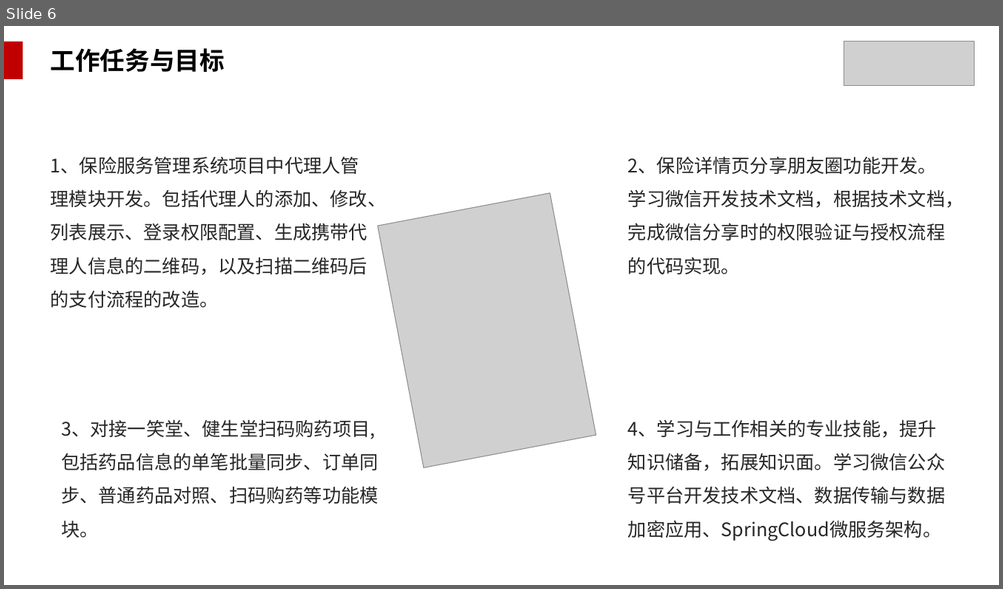
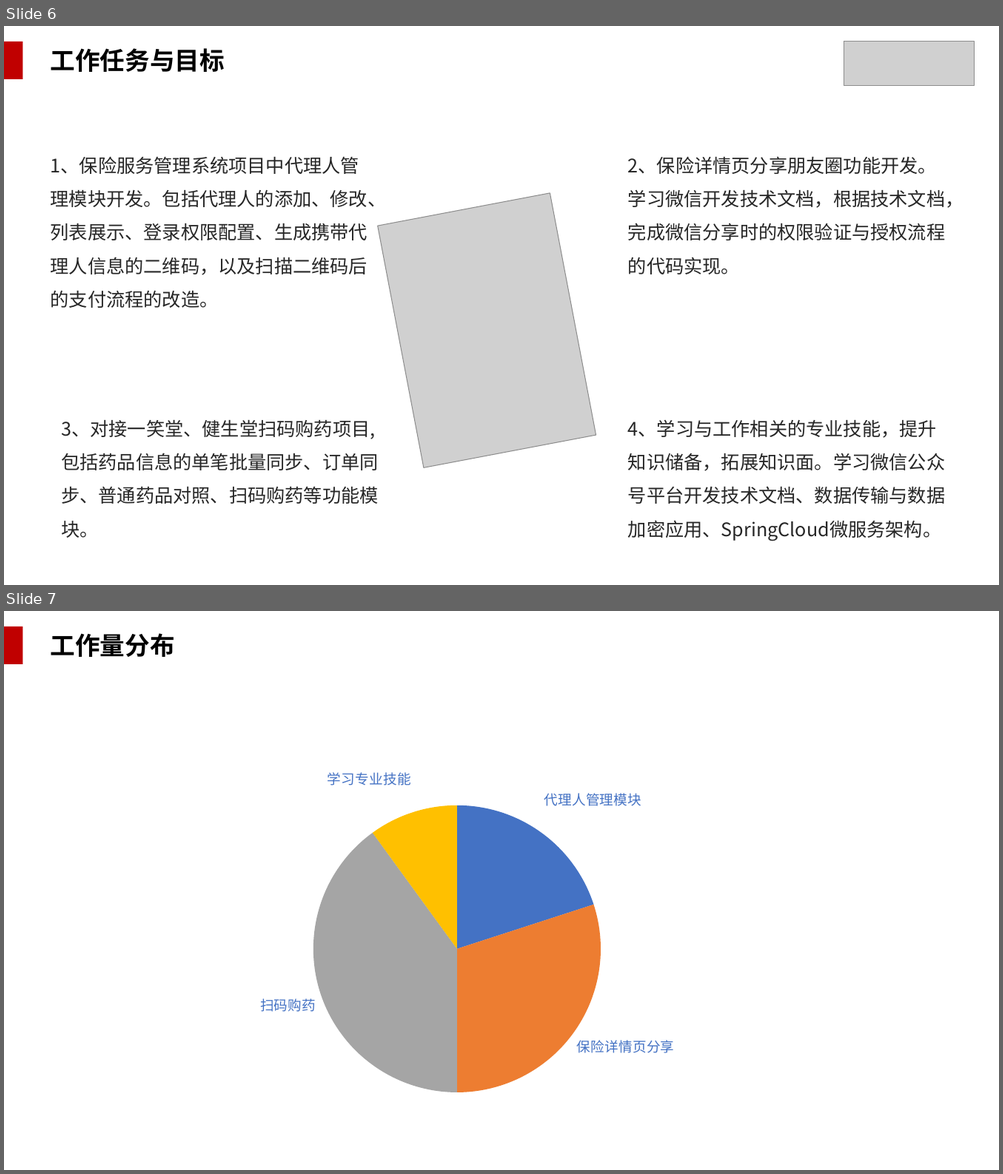
Before and after one commit to WakingFox/myself, a slide deck: 转正述职/王贵成转正述职报告.pptx. Shown one above the other, each under a label of ours: slide 6 before the commit, slides 6 and 7 after it. The pictures are 1003x589 and 1003x1174 pixels, drawn with LibreOffice and Linux fonts; fonts in the diff are those of the drawing; grey boxes stand for pictures; background and template pictures are left out. Boxes give left, top, right and bottom in pixels: in the first picture for what was removed or moved away, otherwise in the second. Text is boxed around its words. In the diff, an @@ line names an element or a change of style, - is before the commit and + after.

```diff
--- a/转正述职/王贵成转正述职报告.pptx
+++ b/转正述职/王贵成转正述职报告.pptx
@@ slide 7 added at <box>4,611,999,1170</box>, background picture (left out) @@
@@ rectangle added at <box>4,627,22,665</box>, fill #C00000 @@
@@ text added at <box>51,633,175,657</box>, 24 pt, text #000000, bold @@
+工作量分布
@@ pie chart added at <box>42,755,901,1114</box> @@
+categories: 代理人管理模块, 保险详情页分享, 扫码购药, 学习专业技能
+Series 1: 20, 30, 40, 10
```
Also in this commit, not shown: 8 slides changed.
